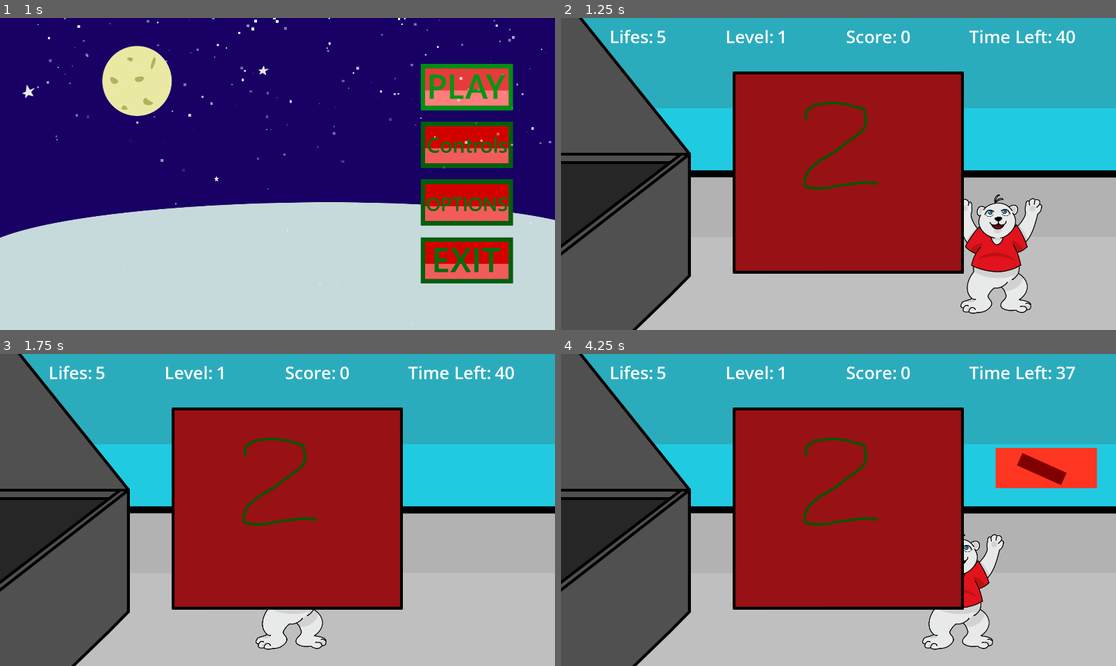
Above: before the commit, frames 1-4 (two rows, left to right).
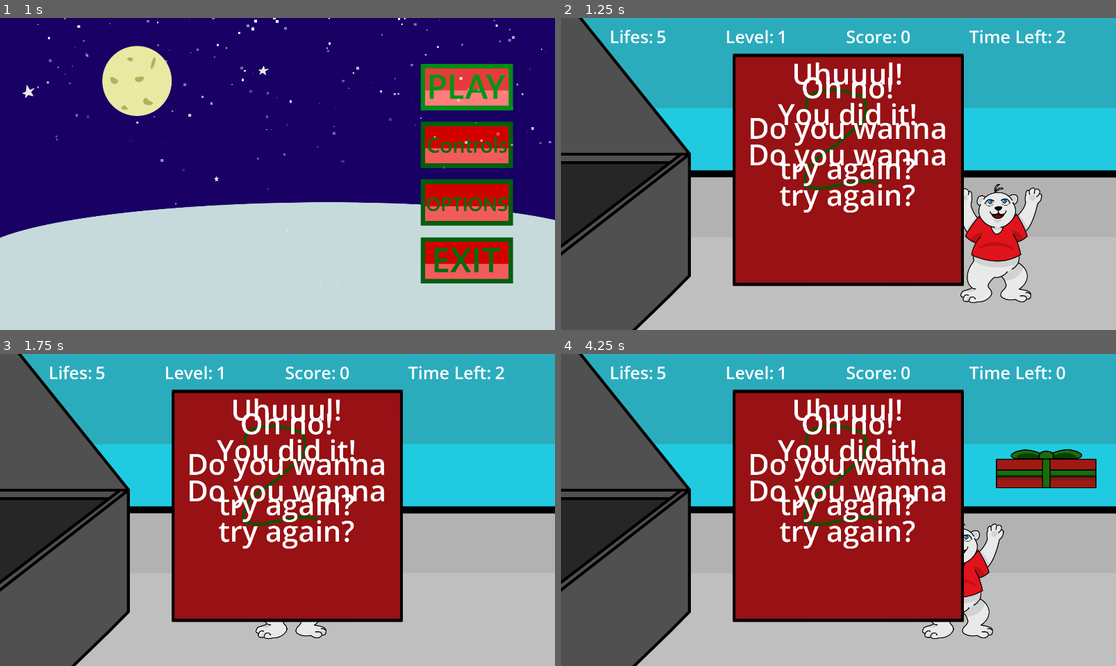
Above: after the commit, the same moments.

Repository: AnaVSSCaldeira/Christmas-Game
Game: Godot game, scene res://Menu/Scenes/Menu.tscn
Same seed, same stepped clock (60 frames per second), same inputs: the game is played once before the commit and once after it.
Inputs (mouse positions are in pixels of both pictures, inside the frame that each line leads up to; where the layout moved, square brackets give the same spot in the first picture):
- Up to frame 1 (1 s): click (466, 86) at 0.5 s
- Up to frame 2 (1.25 s): no input
- Up to frame 3 (1.75 s): click (294, 497) [294, 513] at 1.25 s
- Up to frame 4 (4.25 s): click (855, 497) [855, 513] at 2 s; click (855, 497) [855, 513] at 2.75 s; tap Enter at 3.5 s; move the mouse to (960, 494) at 3.52 s; click (960, 494) at 3.67 s

Frame 1 is identical in both runs. In frame 2, 12% of the frame differs, in the area x 30-93%, y 4-95%; in frame 3, 10%; in frame 4, 14%, in the area x 30-97%, y 4-95%.

Commit message:
Novas artes do player e correcoes de pequenos bugs

Diff:
--- a/bean_counters/Game/Scenes/Bag.tscn
+++ b/bean_counters/Game/Scenes/Bag.tscn
@@ -54,7 +54,7 @@
 [node name="AnimatedSprite2D" type="AnimatedSprite2D" parent="."]
 position = Vector2(0, -2)
 sprite_frames = SubResource("SpriteFrames_fjh62")
-animation = &"1"
+animation = &"4"
 
 [node name="CollisionShape2D" type="CollisionShape2D" parent="."]
 rotation = -1.5707964
--- a/bean_counters/Game/Scenes/Game.tscn
+++ b/bean_counters/Game/Scenes/Game.tscn
@@ -1,15 +1,16 @@
-[gd_scene load_steps=14 format=3 uid="uid://dk6jicep4wbsb"]
+[gd_scene load_steps=15 format=3 uid="uid://dk6jicep4wbsb"]
 
 [ext_resource type="Texture2D" uid="uid://digsvxfcq0ufk" path="res://Game/Images/game_bg.png" id="1_f48nx"]
 [ext_resource type="Script" uid="uid://dp58e8s7i4trt" path="res://Game/Scripts/game.gd" id="1_thwfy"]
 [ext_resource type="PackedScene" uid="uid://6p77o52o066k" path="res://Game/Scenes/BagSpawner.tscn" id="2_6socv"]
 [ext_resource type="AudioStream" uid="uid://bdgef6ycfu21c" path="res://Game/SFX and Musics/snow_by_Villatic_music.mp3" id="3_6socv"]
-[ext_resource type="Script" path="res://Game/Scripts/control.gd" id="3_g00g5"]
 [ext_resource type="PackedScene" uid="uid://dhxpq4o1g0cq8" path="res://Game/Scenes/Player.tscn" id="4_4hm0i"]
 [ext_resource type="PackedScene" uid="uid://cdhvo4lkcbn54" path="res://Game/Scenes/Score.tscn" id="5_h0auy"]
 [ext_resource type="Texture2D" uid="uid://cd0pfsf1ssh3j" path="res://Game/Images/screen1.png" id="7_w76w2"]
 [ext_resource type="Texture2D" uid="uid://dcce5wn20hom1" path="res://Game/Images/b_exit.png" id="8_g00g5"]
 [ext_resource type="Texture2D" uid="uid://1hbwbbly1of3" path="res://Game/Images/b_exit_hover.png" id="9_qagud"]
+[ext_resource type="AudioStream" uid="uid://dlxkqi3gsm286" path="res://Game/SFX and Musics/timer_countdowm.mp3" id="11_dd4jq"]
+[ext_resource type="Script" uid="uid://tmti2k8egkm8" path="res://Game/Scenes/next_wave_counter.gd" id="11_nraes"]
 [ext_resource type="Texture2D" uid="uid://ca261msxr1ajb" path="res://Game/Images/screen2.png" id="11_qagud"]
 
 [sub_resource type="RectangleShape2D" id="RectangleShape2D_4hm0i"]
@@ -30,7 +31,6 @@
 anchors_preset = 0
 offset_right = 40.0
 offset_bottom = 40.0
-script = ExtResource("3_g00g5")
 
 [node name="HBoxContainer" type="HBoxContainer" parent="Control"]
 layout_mode = 0
@@ -101,7 +101,7 @@
 parameters/looping = true
 
 [node name="Player" parent="." instance=ExtResource("4_4hm0i")]
-position = Vector2(1082, 815.00006)
+position = Vector2(1082, 638.00006)
 scale = Vector2(0.6000037, 0.6000037)
 
 [node name="BagSpawner" parent="." instance=ExtResource("2_6socv")]
@@ -209,21 +209,76 @@
 texture_normal = ExtResource("8_g00g5")
 texture_hover = ExtResource("9_qagud")
 
-[node name="GameOver" type="Control" parent="."]
+[node name="Close" type="TextureButton" parent="Pause"]
+layout_mode = 0
+offset_left = 357.0
+offset_top = -349.0
+offset_right = 397.0
+offset_bottom = -309.0
+
+[node name="EndGame" type="Control" parent="."]
 layout_mode = 3
 anchors_preset = 0
 offset_left = 994.0
-offset_top = 535.0
+offset_top = 474.0
 offset_right = 1034.0
-offset_bottom = 575.0
-
-[node name="Sprite2D" type="Sprite2D" parent="GameOver"]
+offset_bottom = 514.0
+
+[node name="Sprite2D" type="Sprite2D" parent="EndGame"]
+position = Vector2(0, 51.99996)
+scale = Vector2(1, 1.1485714)
 texture = ExtResource("11_qagud")
 
-[node name="TextureButton" type="TextureButton" parent="GameOver"]
+[node name="TextureButton" type="TextureButton" parent="EndGame"]
 layout_mode = 0
 offset_right = 40.0
 offset_bottom = 40.0
 mouse_default_cursor_shape = 2
 
+[node name="Win" type="Label" parent="EndGame"]
+layout_mode = 0
+offset_left = -347.0
+offset_top = -351.0
+offset_right = 342.0
+offset_bottom = 206.0
+theme_override_font_sizes/font_size = 100
+text = "Uhuuul!
+You did it!
+Do you wanna
+try again?"
+horizontal_alignment = 1
+
+[node name="GameOver" type="Label" parent="EndGame"]
+layout_mode = 0
+offset_left = -595.0
+offset_top = -303.0
+offset_right = 590.0
+offset_bottom = 114.0
+theme_override_font_sizes/font_size = 100
+text = "Oh no!
+Do you wanna
+try again?"
+horizontal_alignment = 1
+
+[node name="Next_wave_counter" type="Marker2D" parent="."]
+script = ExtResource("11_nraes")
+
+[node name="Numbers" type="Label" parent="Next_wave_counter"]
+visible = false
+offset_left = 836.0
+offset_top = 222.0
+offset_right = 1178.0
+offset_bottom = 495.0
+theme_override_font_sizes/font_size = 200
+text = "999"
+horizontal_alignment = 1
+
+[node name="Countdown" type="AudioStreamPlayer" parent="Next_wave_counter"]
+stream = ExtResource("11_dd4jq")
+
+[node name="Timer" type="Timer" parent="Next_wave_counter"]
+
 [connection signal="timeout" from="Wave_timer" to="." method="_on_wave_timer_timeout"]
+[connection signal="pressed" from="Pause/Save" to="." method="_on_save_pressed"]
+[connection signal="pressed" from="Pause/Close" to="." method="_on_close_pressed"]
+[connection signal="timeout" from="Next_wave_counter/Timer" to="Next_wave_counter" method="_on_timer_timeout"]
--- a/bean_counters/Game/Scenes/Player.tscn
+++ b/bean_counters/Game/Scenes/Player.tscn
@@ -2,11 +2,11 @@
 
 [ext_resource type="Script" uid="uid://bot7q4l7r2i0n" path="res://Game/Scripts/player.gd" id="1_gctag"]
 [ext_resource type="Texture2D" uid="uid://drdetnk1bsug5" path="res://Game/Images/player.png" id="2_f8br2"]
-[ext_resource type="Texture2D" uid="uid://dlb0ti40p078y" path="res://Game/Images/player_1.png" id="2_lpxnf"]
-[ext_resource type="Texture2D" uid="uid://cgxl0bodduikf" path="res://Game/Images/player_2.png" id="3_k821p"]
-[ext_resource type="Texture2D" uid="uid://bo5uktmqcnpyf" path="res://Game/Images/player_3.png" id="4_ic45v"]
-[ext_resource type="Texture2D" uid="uid://dshjwxl3g3lsm" path="res://Game/Images/player_4.png" id="5_7memh"]
-[ext_resource type="Texture2D" uid="uid://dmagie76jk7gl" path="res://Game/Images/player_5.png" id="6_biwex"]
+[ext_resource type="Texture2D" uid="uid://bx65hq5k8o43c" path="res://Game/Images/player_final1.png" id="2_ic45v"]
+[ext_resource type="Texture2D" uid="uid://ddu5cqpolucra" path="res://Game/Images/player_final2.png" id="3_7memh"]
+[ext_resource type="Texture2D" uid="uid://dov3b6sr108yu" path="res://Game/Images/player_final3.png" id="4_biwex"]
+[ext_resource type="Texture2D" uid="uid://d328dj1xp1h83" path="res://Game/Images/player_final4.png" id="5_60urk"]
+[ext_resource type="Texture2D" uid="uid://ri45t1kad0ro" path="res://Game/Images/player_final5.png" id="6_v5tae"]
 [ext_resource type="Texture2D" uid="uid://c1edmonw7psd8" path="res://Game/Images/player_hurt.png" id="7_k821p"]
 [ext_resource type="AudioStream" uid="uid://cena4ki1r6udf" path="res://Game/SFX and Musics/ouch.mp3" id="9_ic45v"]
 
@@ -14,7 +14,7 @@
 animations = [{
 "frames": [{
 "duration": 1.0,
-"texture": ExtResource("2_lpxnf")
+"texture": ExtResource("2_ic45v")
 }],
 "loop": true,
 "name": &"1",
@@ -22,7 +22,7 @@
 }, {
 "frames": [{
 "duration": 1.0,
-"texture": ExtResource("3_k821p")
+"texture": ExtResource("3_7memh")
 }],
 "loop": true,
 "name": &"2",
@@ -30,7 +30,7 @@
 }, {
 "frames": [{
 "duration": 1.0,
-"texture": ExtResource("4_ic45v")
+"texture": ExtResource("4_biwex")
 }],
 "loop": true,
 "name": &"3",
@@ -38,7 +38,7 @@
 }, {
 "frames": [{
 "duration": 1.0,
-"texture": ExtResource("5_7memh")
+"texture": ExtResource("5_60urk")
 }],
 "loop": true,
 "name": &"4",
@@ -46,7 +46,7 @@
 }, {
 "frames": [{
 "duration": 1.0,
-"texture": ExtResource("6_biwex")
+"texture": ExtResource("6_v5tae")
 }],
 "loop": true,
 "name": &"5",
@@ -86,16 +86,15 @@
 
 [node name="CollisionShape2D" type="CollisionShape2D" parent="."]
 visible = false
-position = Vector2(0, 49.5)
+position = Vector2(0, 240)
 shape = SubResource("RectangleShape2D_rw3lw")
 one_way_collision = true
 
 [node name="Area2D" type="Area2D" parent="."]
-visible = false
 collision_mask = 4
 
 [node name="CollisionShape2D" type="CollisionShape2D" parent="Area2D"]
-position = Vector2(1, -309.5)
+position = Vector2(1, -21)
 shape = SubResource("RectangleShape2D_k821p")
 
 [node name="Damage" type="AudioStreamPlayer" parent="."]
--- /dev/null
+++ b/bean_counters/Game/Scenes/next_wave_counter.gd
@@ -0,0 +1,21 @@
+extends Marker2D
+
+var timer_on = false
+
+func _process(delta):
+
+	if timer_on:
+		if int($Timer.time_left) > 0:
+			$Numbers.text = str(int($Timer.time_left))
+		else:
+			$Numbers.text = "Go!"
+	else:
+		$Numbers.text = ""
+
+func start_counter():
+	$Timer.start(4)
+	$Countdown.play()
+	timer_on = true
+
+func _on_timer_timeout():
+	timer_on = false
--- a/bean_counters/Game/Scripts/game.gd
+++ b/bean_counters/Game/Scripts/game.gd
@@ -15,17 +15,21 @@
 
 var wave_count = 0
 var spawn_timer = 2.5
-var wave_timer = 41
+var wave_timer = 3 #MUDAR
+# var wave_timer = 41 #para debug
 var player_life = 5
+var can_pause = true
 
 func _ready():
 	$Pause.visible = false
 	get_tree().paused = false
 	score_count.text = "0"
 	life_count.text = str(player_life)
-	level_count.text = str(wave_count + 1)
+	wave_count += 1
+	level_count.text = str(wave_count)
 	$Wave_timer.start(wave_timer)
 	bag_spawner_timer.start(spawn_timer)
+	can_pause = true
 
 func _process(delta):
 	if $Wave_timer.is_stopped() == false:
@@ -41,18 +45,21 @@
 func _on_wave_timer_timeout():
 	bag_spawner_timer.stop()
 	wave_count += 1
-	bag_spawner.current_wave = wave_count
-	level_count.text = str(wave_count + 1)
-
-	if wave_count < 4:
-		await get_tree().create_timer(5).timeout
-		wave_timer += 20
+	bag_spawner.current_wave = wave_count - 1
+	if wave_count <= 5:
+		can_pause = false
+		await get_tree().create_timer(4).timeout
+		$Next_wave_counter.start_counter()
+		await get_tree().create_timer(4).timeout
+		level_count.text = str(wave_count)
+		can_pause = true
+		# wave_timer += 20 #MUDAR
 		spawn_timer -= 0.5
 		$Wave_timer.start(wave_timer)
 		bag_spawner_timer.start(spawn_timer)
 
 	else:
-		print("fim")
+		end_game()
 
 func damage():
 	if player_life > 0:
@@ -79,7 +86,7 @@
 func game_over():
 	bag_spawner_timer.stop()
 	$Wave_timer.stop()
-	restart()
+	end_game()
 
 func restart():
 	player_life = 5
@@ -91,8 +98,25 @@
 	spawn_timer = 2.5
 	$Wave_timer.start(wave_timer)
 	bag_spawner_timer.start(spawn_timer)
+	can_pause = true
 
 func _input(event):
-	if event.is_action_pressed("ui_cancel"):
+	if event.is_action_pressed("ui_cancel") and can_pause:
+		$Pause/VBoxContainer/SliderMusic.value = db_to_linear(AudioServer.get_bus_volume_db(1))
+		$Pause/VBoxContainer/SliderSFX.value = db_to_linear(AudioServer.get_bus_volume_db(2))
 		$Pause.visible = true
 		get_tree().paused = true
+
+func _on_close_pressed():
+	$Pause.visible = false
+	get_tree().paused = false
+
+func _on_save_pressed():
+	AudioServer.set_bus_volume_db(1, linear_to_db($Pause/VBoxContainer/SliderMusic.value))
+	AudioServer.set_bus_volume_db(2, linear_to_db($Pause/VBoxContainer/SliderSFX.value))
+
+	$"/root/global".music_vol = db_to_linear(AudioServer.get_bus_volume_db(1))
+	$"/root/global".sfx_vol = db_to_linear(AudioServer.get_bus_volume_db(2))
+
+func end_game():
+	pass
Binary file changed: bean_counters/Game/Images/bag.png
Binary file changed: bean_counters/Game/Images/player.png
Binary file removed: bean_counters/Game/Images/player_1.png
Binary file removed: bean_counters/Game/Images/player_2.png
Binary file removed: bean_counters/Game/Images/player_3.png
Binary file removed: bean_counters/Game/Images/player_4.png
Binary file removed: bean_counters/Game/Images/player_5.png
Binary file added: bean_counters/Game/Images/player_final1.png
Not shown, changed: bean_counters/Game/Images/player_final1.png.import
Binary file added: bean_counters/Game/Images/player_final2.png
Not shown, changed: bean_counters/Game/Images/player_final2.png.import
Binary file added: bean_counters/Game/Images/player_final3.png
(and 13 more such lines)
